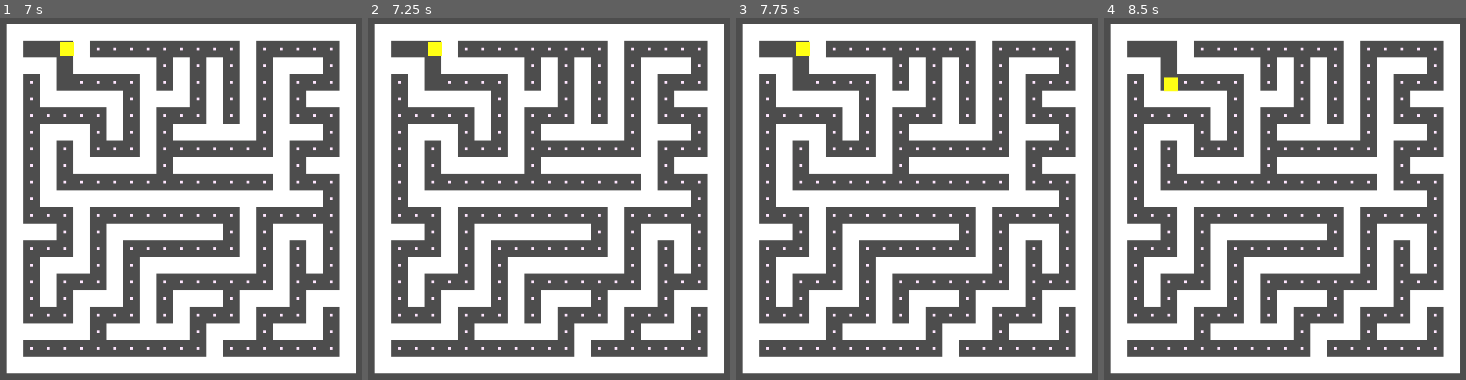
Above: before the commit, frames 1-4 (left to right).
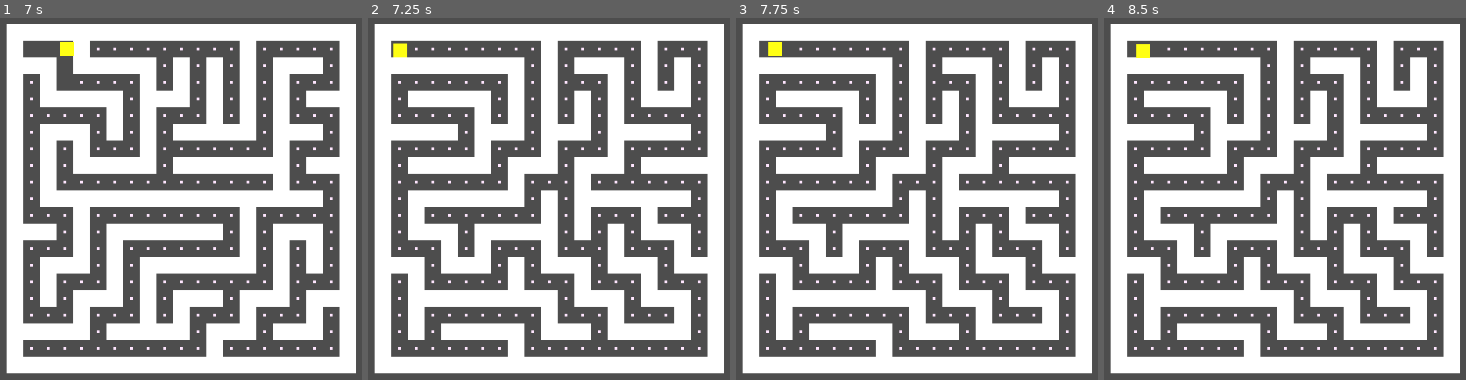
Above: after the commit, the same moments.

Repository: Atharv-Shukla-987/DEJA-MAZE-A-pacman-game
Game: Godot game, scene res://main.tscn
Two runs of this game, one before a commit and one after it. Both use one fixed random seed, a clock stepped at 60 frames per second and the inputs below.
Inputs (mouse positions are in pixels of both pictures, inside the frame that each line leads up to):
- Up to frame 1 (7 s): tap Enter at 0.5, 2, 3.5 s; move the mouse to (outside the picture) at 0.52 s; hold Right 0.53-1.28 s; hold D (rifht) 0.53-1.28 s; click (outside the picture) at 0.67 s; tap Space at 1.25, 2.75, 4.25 s; move the mouse to (83, 231) at 1.27 s; hold S (down) 1.28-2.03 s; tap Alt at 1.35, 3.6, 5.85 s; move the mouse to (325, 112) at 2.02 s; hold Right 2.03-2.78 s; tap Shift at 2.1, 4.35, 6.6 s; move the mouse to (206, 300) at 2.77 s; hold W (up) 2.78-3.53 s; tap D (rifht) at 2.85 s; click (206, 300) at 2.92 s; move the mouse to (outside the picture) at 3.52 s; hold A (left) 3.53-5.03 s; move the mouse to (3, 144) at 4.27 s; move the mouse to (285, 209) at 5.02 s; hold S (down) 5.03-5.78 s; hold D (rifht) 5.03-5.78 s; click (285, 209) at 5.17 s; move the mouse to (123, 97) at 5.77 s; hold Right 5.78-6.53 s; move the mouse to (outside the picture) at 6.52 s; hold W (up) from 6.53 s (still down)
- Up to frame 2 (7.25 s): keep holding W (up)
- Up to frame 3 (7.75 s): move the mouse to (819, 231) at 7.27 s; release W (up) at 7.28 s; hold Right from 7.28 s (still down); tap D (rifht) at 7.35 s; click (819, 231) at 7.42 s
- Up to frame 4 (8.5 s): move the mouse to (1429, 112) at 8.02 s; release Right at 8.03 s; hold S (down) from 8.03 s (still down); tap Alt at 8.1 s

Frame 1 is identical in both runs. In frame 2, 18% of the frame differs, in the area x 6-94%, y 6-94%; in frame 3, 18%; in frame 4, 18%.
Error before the commit: Invalid access to property or key 'pos_history' on a base object of type 'CharacterBody2D (character_body_2d.gd)'. (res://scripts/main.gd:30)

Commit message:
echo is moving and gamw is resarting every time echo hits player

Diff:
--- a/scripts/character_body_2d.gd
+++ b/scripts/character_body_2d.gd
@@ -2,8 +2,10 @@
 
 
 const speed = 150
+var pos_history : Array = []
 
-
+const history_intervel = .1
+var his_timmer = 0.0
 func _ready() -> void:
 	$ColorRect.size = Vector2(20,20)
 	print("hello")
@@ -31,9 +33,16 @@
 	velocity = inputdir * speed
 	move_and_slide()
 
+	his_timmer += delta
+	if his_timmer >= history_intervel :
+		his_timmer = 0
+		pos_history.append(position)
+
 
 func _on_area_2d_area_entered(area: Area2D) -> void:
 	if area.is_in_group("orbs"):
-		print("kk")
+
 		area.queue_free()
 		get_parent().orbsleft -=1
+	if area.is_in_group("echo"):
+		get_tree().reload_current_scene()
--- a/scripts/main.gd
+++ b/scripts/main.gd
@@ -19,7 +19,7 @@
 func _ready() -> void:
 	m_gen = maze_gen.new()
 	data = m_gen.generate(m_width,m_hieght)
-	print("kk")
+
 
 	mazedraw()
 	$CharacterBody2D.position = Vector2(c_size + c_size/2.0,c_size + c_size /2.0 )
@@ -27,10 +27,14 @@
 
 
 func _process(delta: float) -> void:
+
 	if not echospawned and $CharacterBody2D.pos_history.size() > 0:
 		if $CharacterBody2D.pos_history.size() *.1 >echo_time :
 			echospawn()
 			echospawned = true
+
+	if echospawned:
+		echomove()
 
 
 func mazedraw() :
@@ -89,23 +93,38 @@
 
 
 func echospawn():
-	var echo = ColorRect.new()
-	echo.size = Vector2(20,20)
-	echo.color = Color(1,0,0,)
-	echo.name = "ECHO"
+	var echo = Area2D.new()
+
+	echo.name = "Echo"
+
+	echo.add_to_group("echo")
+	var visual = ColorRect.new()
+	visual.size = Vector2(20,20 )
+	visual.position = Vector2(-10,-10)
+
+	visual.color = Color(1,0,0)
+	echo.add_child(visual)
+
+	var shape = CollisionShape2D.new()
+	var rec_shape = RectangleShape2D.new()
+	rec_shape.size = Vector2(20,20)
+	shape.shape = rec_shape
+	echo.add_child(shape)
+
 	$mazecontainer.add_child(echo)
+
 	echo.set_meta("playback_index",0)
-	echo.set_meta("isecho",0)
 
 
 func echomove() :
-	var echo = $mazecontainer.get_node_or_null("ECHO")
+	var echo = $mazecontainer.get_node_or_null("Echo")
 	if echo ==null:
+		print("no echo foud")
 		return
 	var history = $CharacterBody2D.pos_history
 
 	var index = echo.get_meta("playback_index")
-
+	print("echo imdex" ,index," / history size :",history.size(),"echo pos " ,echo.position)
 
 	if index < history.size() :
 		echo.position = history[index]
